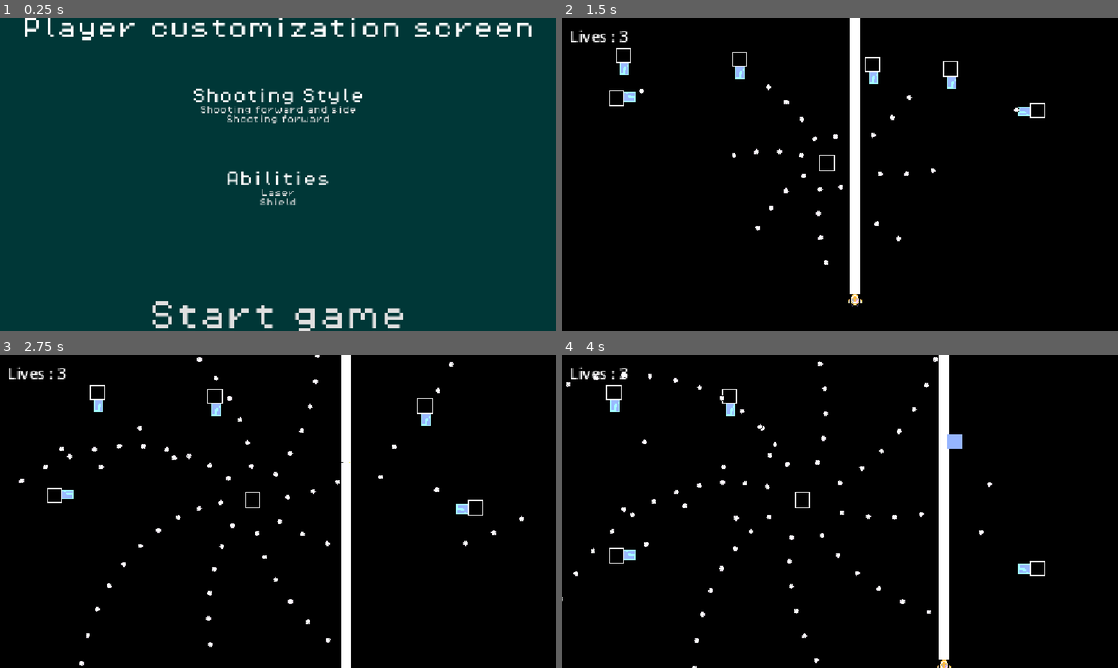
Above: before the commit, frames 1-4 (two rows, left to right).
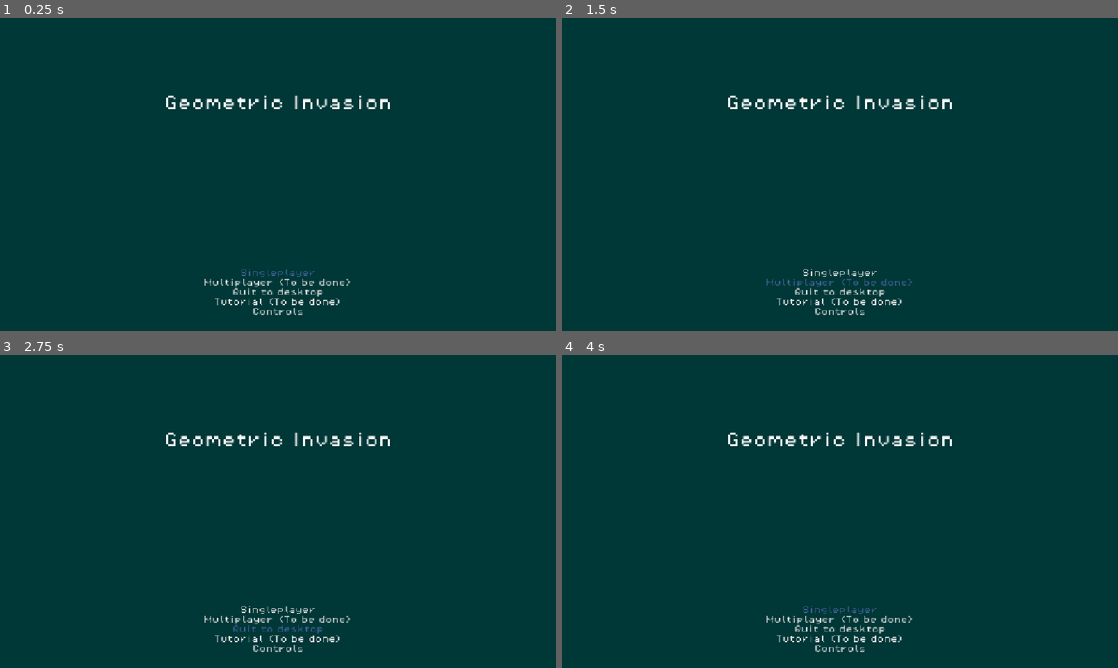
Above: after the commit, the same moments.

Repository: Draftier/Geometric-Invasion-CSS-497
Game: Godot game, scene res://scenes/UI/main_menu.tscn
Two runs of this game, one before a commit and one after it. Both use one fixed random seed, a clock stepped at 60 frames per second and the inputs below.
Inputs (mouse positions are in pixels of both pictures, inside the frame that each line leads up to):
- Up to frame 1 (0.25 s): no input
- Up to frame 2 (1.5 s): click (840, 315) at 0.5 s, where only the run before the commit has a clickable "Start game"; hold Right (right) from 1.28 s (still down); tap X (ability) at 1.35 s
- Up to frame 3 (2.75 s): release Right (right) at 2.03 s; hold Down (down) from 2.03 s (still down); tap Z (shoot) at 2.1 s
- Up to frame 4 (4 s): release Down (down) at 2.78 s; hold Right (right) 2.78-3.53 s; hold Shift (slow) 2.78-3.53 s; hold Up (up) from 3.53 s (still down); tap X (ability) at 3.6 s

The runs differ from the first frame. In frame 1, 5.4% of the frame differs, in the area x 4-96%, y 0-100%; in frame 2, 100%, in the area x 0-100%, y 0-100%; in frame 3, 100%; in frame 4, 100%.

Commit message:
Changed how spawn points spawn enemies to make them execute list of spawns within a spawn event

Diff:
--- /dev/null
+++ b/geometric-invasion/scenes/Managers/enemy_spawn_point.tscn
@@ -0,0 +1,6 @@
+[gd_scene format=3 uid="uid://cwgbofk3joax"]
+
+[ext_resource type="Script" uid="uid://cpbp4ohcaqwle" path="res://spawn_point.gd" id="1_ebynj"]
+
+[node name="SpawnPoint" type="Node2D" unique_id=1123772553]
+script = ExtResource("1_ebynj")
--- a/geometric-invasion/scenes/Managers/spawn_point.tscn
+++ /dev/null
@@ -1,22 +0,0 @@
-[gd_scene format=3 uid="uid://cwgbofk3joax"]
-
-[ext_resource type="Script" uid="uid://cpbp4ohcaqwle" path="res://spawn_point.gd" id="1_ebynj"]
-[ext_resource type="PackedScene" uid="uid://cp837cm6qinkj" path="res://scenes/Enemy/enemy.tscn" id="2_w21q2"]
-[ext_resource type="Script" uid="uid://bewu02jnvwcgy" path="res://scripts/event/spawn_event_data.gd" id="3_xbuqx"]
-
-[sub_resource type="Resource" id="Resource_o0yip"]
-script = ExtResource("3_xbuqx")
-enemies = Array[PackedScene]([ExtResource("2_w21q2")])
-spawner = 1
-number_of_times_to_spawn = 5
-time_between_spawns = 5.0
-metadata/_custom_type_script = "uid://bewu02jnvwcgy"
-
-[node name="SpawnPoint" type="Node" unique_id=226821524]
-script = ExtResource("1_ebynj")
-id = 1
-spawn_interval = 1.0
-event = SubResource("Resource_o0yip")
-
-[node name="Marker2D" type="Marker2D" parent="." unique_id=1386965850]
-position = Vector2(89, 31)
--- a/geometric-invasion/scenes/UI/main_menu.tscn
+++ b/geometric-invasion/scenes/UI/main_menu.tscn
@@ -35,7 +35,6 @@
 theme_override_constants/margin_bottom = 32
 
 [node name="RootMenu" type="VBoxContainer" parent="MarginContainer" unique_id=474190881]
-visible = false
 layout_mode = 2
 alignment = 1
 
@@ -111,6 +110,7 @@
 text = "Back"
 
 [node name="CustomizationChildMenu" type="VBoxContainer" parent="MarginContainer" unique_id=1521216053]
+visible = false
 layout_mode = 2
 
 [node name="ScreenTitle" type="Label" parent="MarginContainer/CustomizationChildMenu" unique_id=216798615]
--- a/geometric-invasion/scenes/game.tscn
+++ b/geometric-invasion/scenes/game.tscn
@@ -4,10 +4,38 @@
 [ext_resource type="Script" uid="uid://cejwab54dw4r5" path="res://scripts/game.gd" id="1_vtaks"]
 [ext_resource type="PackedScene" uid="uid://cjye6s0e01omf" path="res://scenes/Managers/level_manager.tscn" id="2_gee14"]
 [ext_resource type="Texture2D" uid="uid://dhr2fi5xwbms0" path="res://assets/sprites/dark_blue.png" id="3_p57ef"]
+[ext_resource type="Script" uid="uid://bewu02jnvwcgy" path="res://scripts/event/spawn_event_data.gd" id="4_kvpfn"]
 [ext_resource type="Texture2D" uid="uid://bvt77d3gapc08" path="res://assets/sprites/background_1.png" id="4_lbhrr"]
 [ext_resource type="PackedScene" uid="uid://bpouseiggfiit" path="res://scenes/Enemy/fixed_shoot_enemy.tscn" id="6_gee14"]
+[ext_resource type="PackedScene" uid="uid://cp837cm6qinkj" path="res://scenes/Enemy/enemy.tscn" id="6_kvuet"]
+[ext_resource type="Script" uid="uid://thlx0gtur2d4" path="res://scripts/enemy/enemy_movement_data.gd" id="7_trtic"]
 [ext_resource type="Resource" uid="uid://c641j6jfn477v" path="res://resources/events/test_movement_data_two.tres" id="8_0tnpc"]
 [ext_resource type="PackedScene" uid="uid://cu4vxxsdf4l7r" path="res://scenes/Enemy/rotater_shoot_enemy.tscn" id="8_gee14"]
+[ext_resource type="Script" uid="uid://cpbp4ohcaqwle" path="res://spawn_point.gd" id="9_0tnpc"]
+[ext_resource type="Script" uid="uid://c4twyssjo6an2" path="res://scripts/event/spawn.gd" id="12_dinhu"]
+
+[sub_resource type="Resource" id="Resource_ir15t"]
+script = ExtResource("7_trtic")
+movement_dict = Dictionary[String, float]({
+"down": 1.0
+})
+leave_screen = true
+metadata/_custom_type_script = "uid://thlx0gtur2d4"
+
+[sub_resource type="Resource" id="Resource_trtic"]
+script = ExtResource("12_dinhu")
+enemy = ExtResource("6_kvuet")
+enemy_movement_pattern = SubResource("Resource_ir15t")
+number_of_enemies = 5
+metadata/_custom_type_script = "uid://c4twyssjo6an2"
+
+[sub_resource type="Resource" id="Resource_kvuet"]
+script = ExtResource("4_kvpfn")
+spawner = 1
+time_between_spawns = 3.0
+time_to_occur = 20.0
+spawns = Array[ExtResource("12_dinhu")]([SubResource("Resource_trtic")])
+metadata/_custom_type_script = "uid://bewu02jnvwcgy"
 
 [sub_resource type="TileSetAtlasSource" id="TileSetAtlasSource_vtaks"]
 texture = ExtResource("4_lbhrr")
@@ -27,6 +55,11 @@
 [sub_resource type="RectangleShape2D" id="RectangleShape2D_iywne"]
 size = Vector2(20, 618)
 
+[sub_resource type="Resource" id="Resource_gdvp7"]
+script = ExtResource("4_kvpfn")
+spawner = 1
+metadata/_custom_type_script = "uid://bewu02jnvwcgy"
+
 [node name="Game" type="Node" unique_id=717147830]
 script = ExtResource("1_vtaks")
 metadata/_edit_vertical_guides_ = [-289.0, 239.0]
@@ -35,7 +68,9 @@
 [node name="PauseMenu" parent="." unique_id=1058867629 instance=ExtResource("1_u5sy4")]
 visible = false
 
-[node name="LevelManager" parent="." unique_id=1305954196 node_paths=PackedStringArray("enemies") instance=ExtResource("2_gee14")]
+[node name="LevelManager" parent="." unique_id=1305954196 node_paths=PackedStringArray("spawners", "enemies") instance=ExtResource("2_gee14")]
+spawners = [NodePath("../EnemySpawnPoint")]
+events = Array[ExtResource("4_kvpfn")]([SubResource("Resource_kvuet")])
 level_time = 120.0
 enemies = [NodePath("../Rotater_Shoot_Enemy"), NodePath("../Enemy"), NodePath("../Enemy2"), NodePath("../Enemy3"), NodePath("../Enemy4"), NodePath("../Enemy5"), NodePath("../Enemy6")]
 
@@ -132,6 +167,14 @@
 [node name="SpawnPoint" type="Marker2D" parent="." unique_id=732362670]
 position = Vector2(-6, 130)
 
+[node name="EnemySpawnPoint" type="Node2D" parent="." unique_id=966124853]
+position = Vector2(1, -214)
+script = ExtResource("9_0tnpc")
+id = 1
+spawn_interval = 1.0
+event = SubResource("Resource_gdvp7")
+metadata/_custom_type_script = "uid://cpbp4ohcaqwle"
+
 [connection signal="victory" from="LevelManager" to="PauseMenu" method="_on_level_manager_victory"]
 
 [editable path="LevelManager"]
--- a/geometric-invasion/scripts/enemy/base_enemy.gd
+++ b/geometric-invasion/scripts/enemy/base_enemy.gd
@@ -45,6 +45,12 @@
 func _process(delta: float) -> void:
 	# Store current time for possible function calculations
 	time += delta
+
+	if function_direction == null:
+		print("function direction null")
+	elif speed == null:
+		print("speed null")
+
 
 	# Move the enemy
 	global_position += function_direction * speed * delta
--- /dev/null
+++ b/geometric-invasion/scripts/event/spawn.gd
@@ -0,0 +1,6 @@
+extends Resource
+class_name spawn
+
+@export var enemy : PackedScene
+@export var enemy_movement_pattern : EnemyMovementData
+@export var number_of_enemies : int
--- a/geometric-invasion/scripts/event/spawn_event_data.gd
+++ b/geometric-invasion/scripts/event/spawn_event_data.gd
@@ -1,8 +1,8 @@
 extends Resource
 class_name Spawn_Event
 
-@export var enemies : Array[PackedScene]
 @export var spawner : int
-@export var number_of_times_to_spawn : int
 @export var time_between_spawns : float
 @export var time_to_occur : float
+
+@export var spawns : Array[spawn]
--- a/geometric-invasion/scripts/level_manager/level_manager.gd
+++ b/geometric-invasion/scripts/level_manager/level_manager.gd
@@ -76,7 +76,7 @@
 func execute_event(event : Spawn_Event) -> void:
 	for i in spawners:
 		if i.id == event.spawner:
-			i.spawn(event)
+			i.execute_spawn_event(event)
 	print(event.time_to_occur)
 	pass
 
--- a/geometric-invasion/spawn_point.gd
+++ b/geometric-invasion/spawn_point.gd
@@ -1,27 +1,37 @@
-extends Node
+extends Node2D
+class_name EnemySpawnPoint
 
 @export var id : int
 @export var spawn_interval : float
 @export var event : Spawn_Event
 
-@onready var marker = $Marker2D
 var num = 0
 
 
 # Function to spawn enemies given a spawn event
-func spawn(event : Spawn_Event) -> void:
+func execute_spawn_event(event : Spawn_Event) -> void:
 	# For the number of times we want to spawn this set of enemies
-	for i in event.number_of_times_to_spawn:
-		# For each enemy
-		for j in event.enemies:
-			# Spawn them and wait
-			var obstacle = j.instantiate()
-			get_parent().add_child.call_deferred(obstacle)
+	#for i in event.number_of_times_to_spawn:
+		## For each enemy
+		#for j in event.enemies:
+			## Spawn them and wait
+			#var obstacle = j.instantiate()
+			#get_parent().add_child.call_deferred(obstacle)
+			#var timer = get_tree().create_timer(event.time_between_spawns)
+			#await timer.timeout
+
+	for i in event.spawns:
+		for j in i.number_of_enemies:
+			var enemy = i.enemy.instantiate()
+			enemy.movement_events = i.enemy_movement_pattern
+			enemy.global_position = global_position
+			get_parent().add_child.call_deferred(enemy)
 			var timer = get_tree().create_timer(event.time_between_spawns)
 			await timer.timeout
+		pass
 
 # Process to check if logic works
-func _process(delta: float) -> void:
-	num += 1
-	if num == 1:
-		spawn(event)
+#func _process(delta: float) -> void:
+	#num += 1
+	#if num == 1:
+		#execute_spawn_event(event)
Not shown, added: geometric-invasion/scripts/event/spawn.gd.uid
